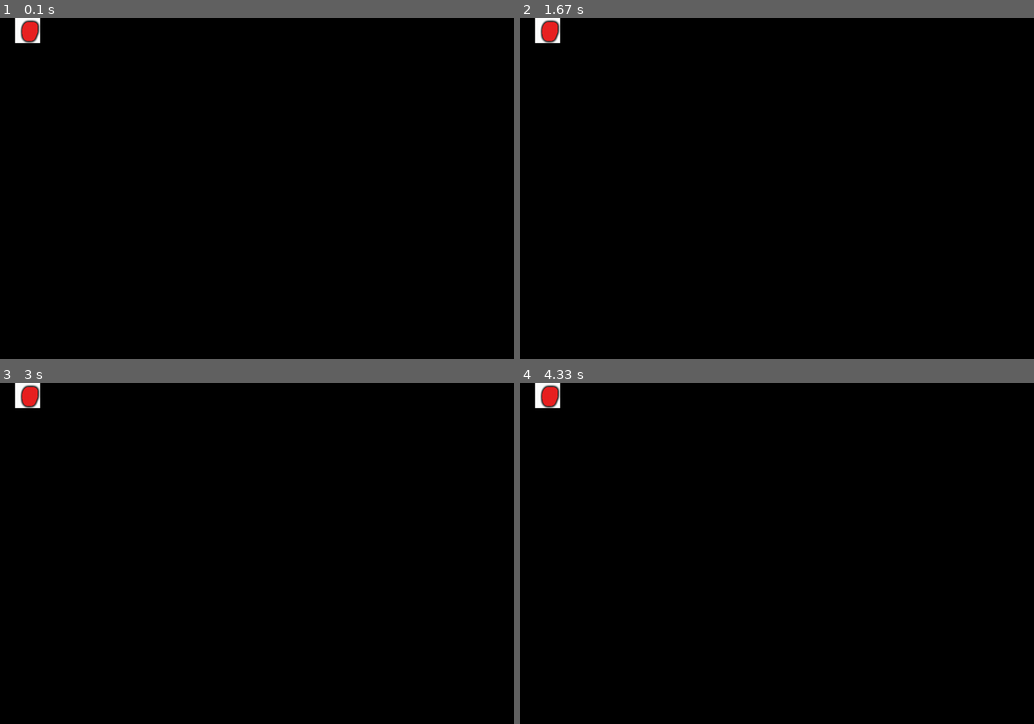
Above: before the commit, frames 1-4 (two rows, left to right).
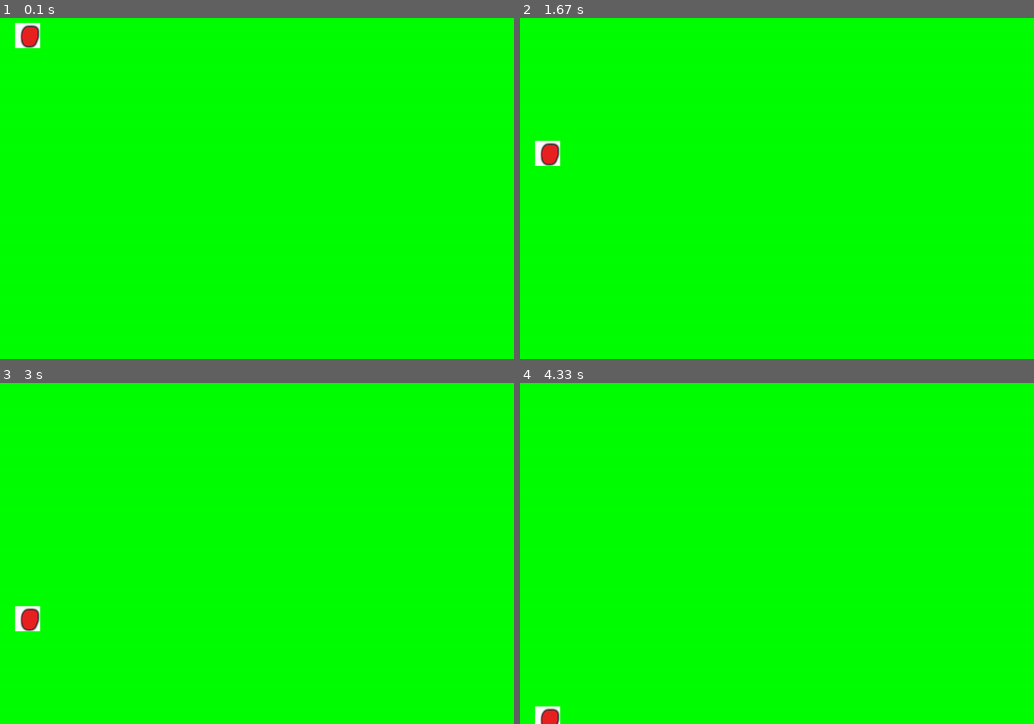
Above: after the commit, the same moments.

Repository: jlee7/ggj2015
Game: pygame game, started from partyhard/main.py
The game is run twice, just before and just after one commit, with the same random seed, the same clock (stepped at 60 frames per second) and the same inputs. The source is Python 2; it was converted automatically to run under Python 3.
Inputs:
- Up to frame 1 (0.1 s): no input
- Up to frame 2 (1.67 s): no input
- Up to frame 3 (3 s): no input
- Up to frame 4 (4.33 s): no input

The runs differ from the first frame. In frame 1, 100% of the frame differs, in the area x 0-100%, y 0-100%; in frame 2, 100%; in frame 3, 100%; in frame 4, 100%.

Commit message:
falling stuffOC

Diff:
--- /dev/null
+++ b/partyhard/game_model.py
@@ -0,0 +1,10 @@
+
+class GameModel(object):
+
+    def __init__(self):
+
+        self.event_manager = event_manager
+        self.event_manager.register_listener(self)
+
+    def notify(self, event):
+        pass
--- a/partyhard/game_view.py
+++ b/partyhard/game_view.py
@@ -1,5 +1,6 @@
 import pygame
 from items import *
+from event_manager import TickEvent
 
 WIDTH = 1024
 HEIGHT = 680
@@ -14,6 +15,11 @@
 
         self.screen = pygame.display.set_mode((WIDTH, HEIGHT))
 
+        self.background=pygame.Surface(self.screen.get_size())
+        self.background=self.background.convert()
+        self.background.fill((0,255,0))
+        self.screen.blit(self.background,(0,0))
+
         self.demosprite = Item()
 
         self.itemgroup = pygame.sprite.Group()
@@ -24,7 +30,15 @@
 
         pygame.display.flip()
 
+    def notify(self, event):
 
+        if isinstance(event,TickEvent):
 
-    def notify(self, event):
-        pass
+            # falling items
+            for item in self.itemgroup:
+                item.rect.y += item.fall_speed
+
+            print self.screen
+            self.itemgroup.clear(self.screen,self.background)
+            self.itemgroup.draw(self.screen)
+            pygame.display.flip()
--- a/partyhard/items.py
+++ b/partyhard/items.py
@@ -8,3 +8,8 @@
         self.image = pygame.image.load(DEMOSPRITE)
         self.rect = self.image.get_rect()
         self.rect.x = 30
+        self.fall_speed = 5
+
+class Beer(Item):
+    def __init__(self):
+        Item.__init__()
--- a/partyhard/time_controller.py
+++ b/partyhard/time_controller.py
@@ -1,7 +1,7 @@
 from event_manager import *
 import pygame
 
-tick_speed = 5 # framerate
+tick_speed = 30 # framerate
 
 clock = pygame.time.Clock()
 
